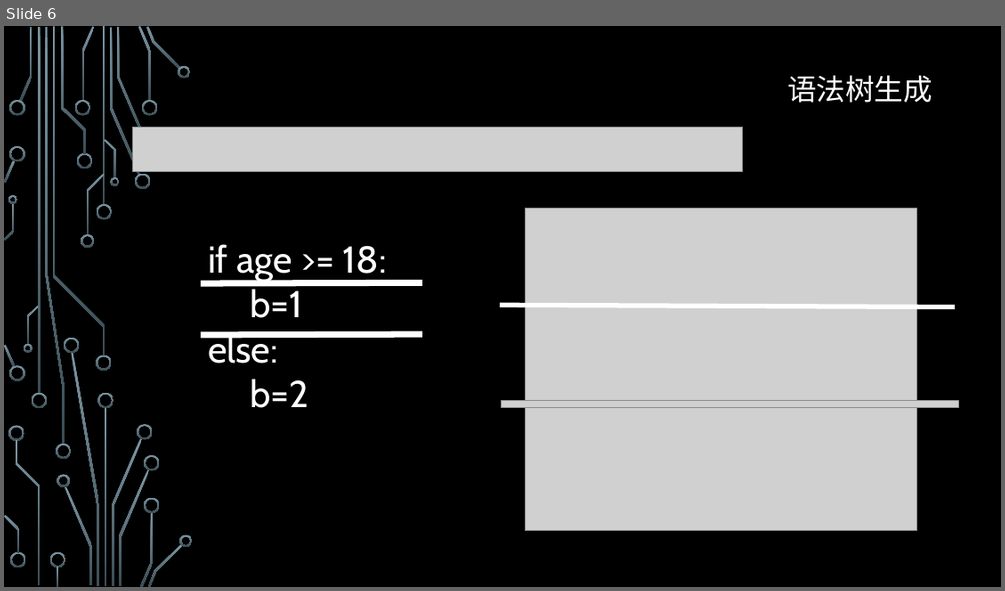
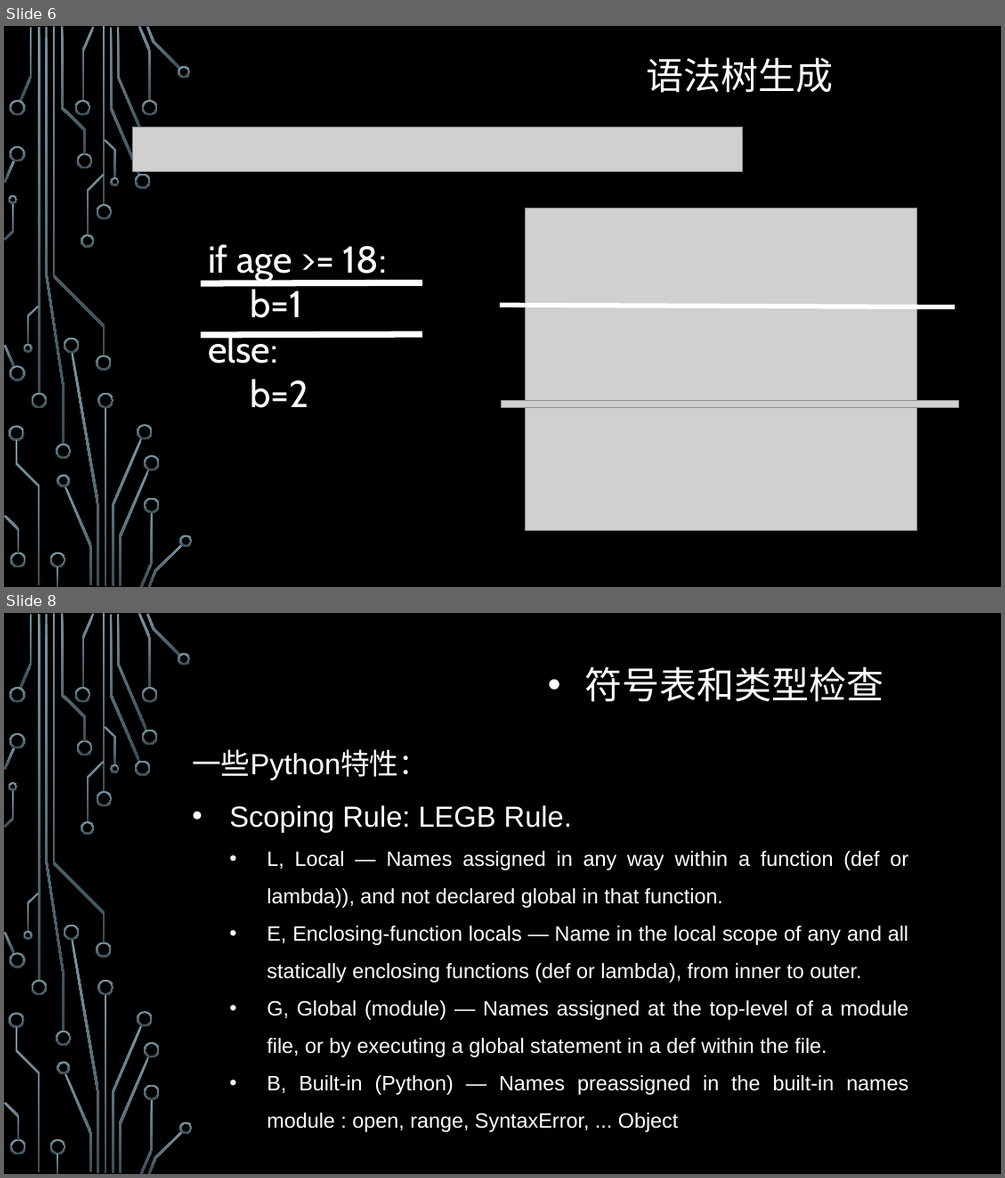
Before and after one commit to ZJUPPL2016/pyjs, a slide deck: 方法学展示.pptx. Shown one above the other, each under a label of ours: slide 6 before the commit, slides 6 and 8 after it; the slides between them are not shown. The pictures are 1005x591 and 1005x1178 pixels, drawn with LibreOffice and Linux fonts; fonts in the diff are those of the drawing; grey boxes stand for pictures; background and template pictures are left out. Boxes give left, top, right and bottom in pixels: in the first picture for what was removed or moved away, otherwise in the second. Text is boxed around its words. In the diff, an @@ line names an element or a change of style, - is before the commit and + after.

```diff
--- a/方法学展示.pptx
+++ b/方法学展示.pptx
@@ slide 8 added at box(4, 613, 1001, 1174), background picture (left out); not listed: 53 template elements that a slide beside it also shows @@
@@ text added at box(585, 666, 884, 702), 36 pt, text #FFFFFF @@
+• 符号表和类型检查
@@ freeform shape added at box(142, 729, 157, 745), fill gradient #7C96A3 to #3B4C54 @@
@@ text added at box(192, 749, 909, 1132), 20 pt, text #FFFFFF @@
+一些Python特性：
+• Scoping Rule: LEGB Rule.
+  • L, Local — Names assigned in any way within a function (def or lambda)), and not declared global in that function.
+  • E, Enclosing-function locals — Name in the local scope of any and all statically enclosing functions (def or lambda), from inner to outer.
+  • G, Global (module) — Names assigned at the top-level of a module file, or by executing a global statement in a def within the file.
+  • B, Built-in (Python) — Names preassigned in the built-in names module : open, range, SyntaxError, ... Object
@@ slide 6 changed as well @@
@@ text "语法树生成": place and size @@
-text "语法树生成" at box(787, 75, 932, 103)
+text "语法树生成" at box(646, 57, 833, 93)
@@ text "语法树生成" at box(646, 57, 833, 93): size 28 to 36 pt, font Cabin to Arial @@
```
Also in this commit, not shown: 6 other slides changed, 2 other slides added, 5 slides removed.
